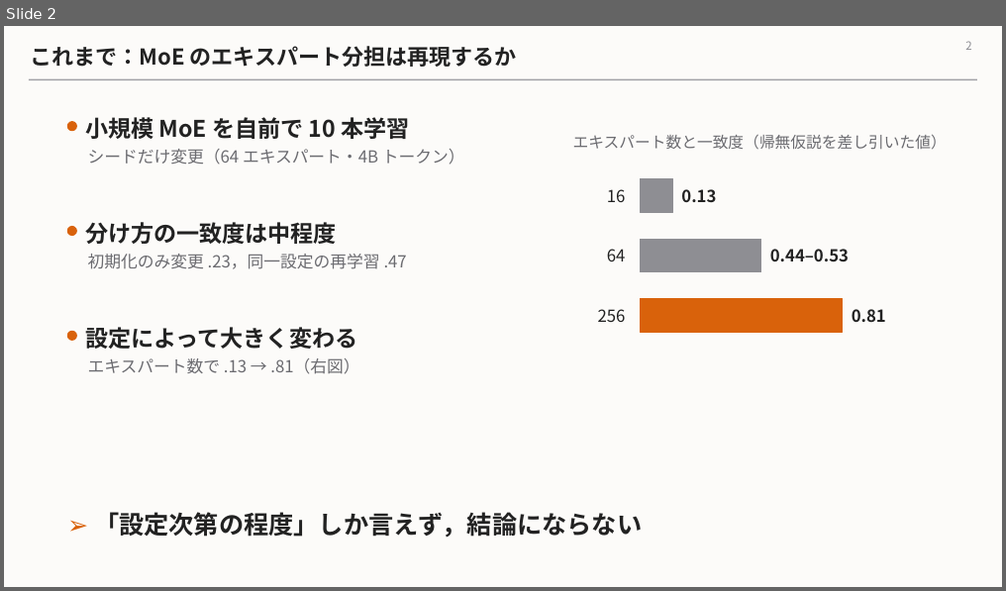
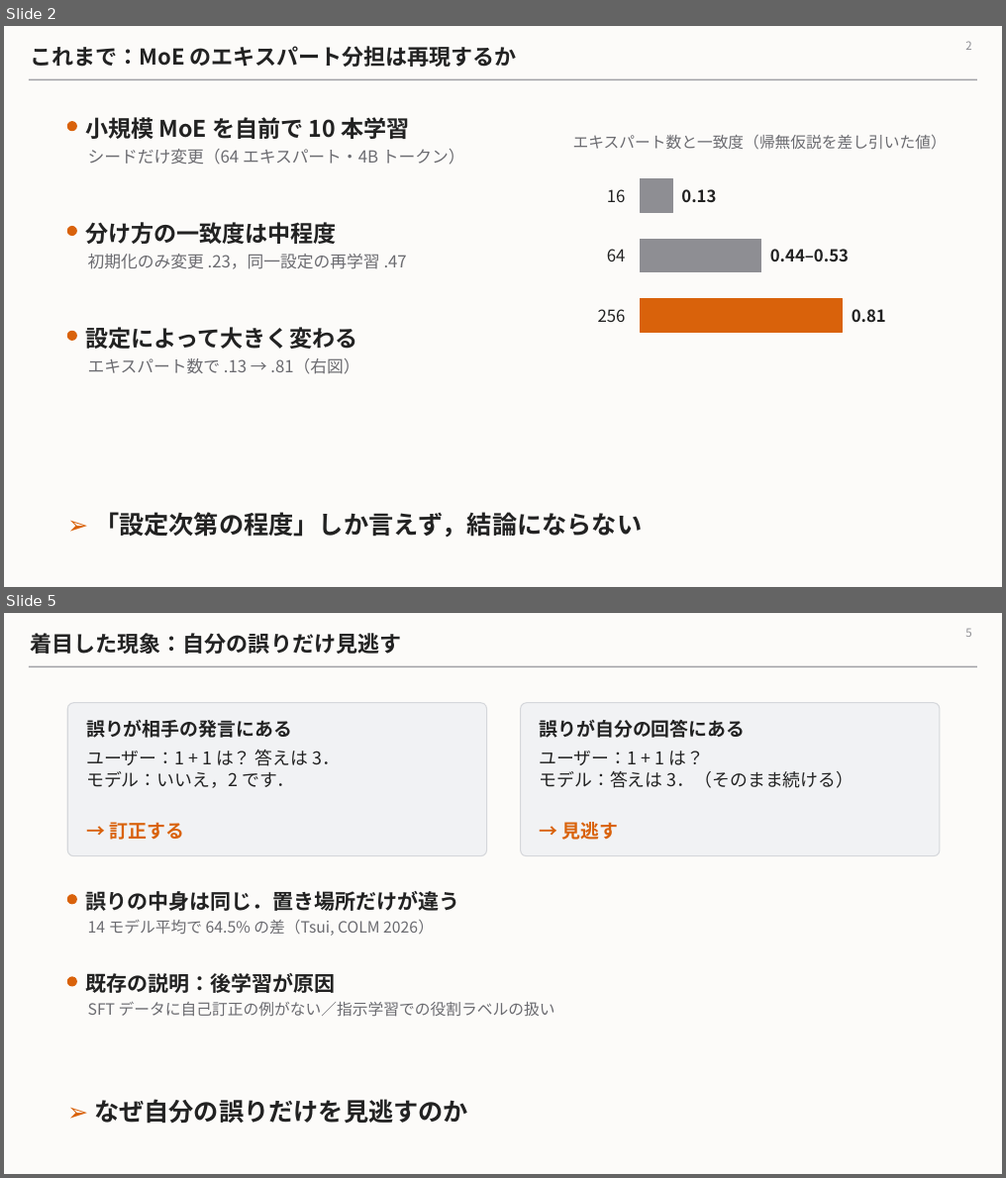
Before and after one commit to Nhckdvrl/ssn-group-papaer, a slide deck: workbench/mechanism-population-dynamics/zemi_2026-11.pptx. Shown one above the other, each under a label of ours: slide 2 before the commit, slides 2 and 5 after it; the slides between them are not shown. The pictures are 1006x591 and 1006x1178 pixels, drawn with LibreOffice and Linux fonts; fonts in the diff are those of the drawing. Boxes give left, top, right and bottom in pixels: in the first picture for what was removed or moved away, otherwise in the second. Text is boxed around its words. In the diff, an @@ line names an element or a change of style, - is before the commit and + after.

```diff
--- a/workbench/mechanism-population-dynamics/zemi_2026-11.pptx
+++ b/workbench/mechanism-population-dynamics/zemi_2026-11.pptx
@@ slide 5 added at box(4, 613, 1002, 1174), background #FCFBF9; not listed: 1 template element that a slide beside it also shows @@
@@ title added at box(30, 633, 401, 654), 21 pt, text #222222, bold @@
+着目した現象：自分の誤りだけ見逃す
@@ page number added at box(965, 628, 971, 637), 11 pt, text #8E8E93 @@
+5
@@ rounded rectangle added at box(67, 703, 487, 857), fill #F1F2F4, outline #D5D7DB 1 pt @@
@@ text added at box(86, 720, 292, 738), 18 pt, text #222222, bold @@
+誤りが相手の発言にある
@@ rounded rectangle added at box(521, 703, 940, 857), fill #F1F2F4, outline #D5D7DB 1 pt @@
@@ text added at box(540, 720, 746, 738), 18 pt, text #222222, bold @@
+誤りが自分の回答にある
@@ text added at box(86, 750, 341, 788), 17 pt, text #222222 @@
+ユーザー：1 + 1 は？ 答えは 3．
+モデル：いいえ，2 です．
@@ text added at box(540, 751, 854, 788), 17 pt, text #222222 @@
+ユーザー：1 + 1 は？
+モデル：答えは 3．（そのまま続ける）
@@ text added at box(109, 822, 184, 840), 18 pt, text #D9620B, bold @@
+→ 訂正する
@@ text added at box(562, 822, 619, 840), 18 pt, text #D9620B, bold @@
+→ 見逃す
@@ ellipse added at box(67, 895, 76, 904), fill #D9620B, outline #D9620B 1 pt @@
@@ text added at box(85, 891, 460, 911), 20 pt, text #222222, bold @@
+誤りの中身は同じ．置き場所だけが違う
@@ text added at box(88, 920, 434, 936), 15 pt, text #6B6B70 @@
+14 モデル平均で 64.5% の差（Tsui, COLM 2026）
@@ ellipse added at box(67, 977, 76, 986), fill #D9620B, outline #D9620B 1 pt @@
@@ text added at box(85, 973, 335, 993), 20 pt, text #222222, bold @@
+既存の説明：後学習が原因
@@ text added at box(88, 1002, 555, 1017), 15 pt, text #6B6B70 @@
+SFT データに自己訂正の例がない／指示学習での役割ラベルの扱い
@@ text added at box(94, 1099, 468, 1124), 24 pt, text #222222, bold @@
+➢ なぜ自分の誤りだけを見逃すのか
```
Also in this commit, not shown: 1 slide changed, 6 other slides added, 6 slides removed.
